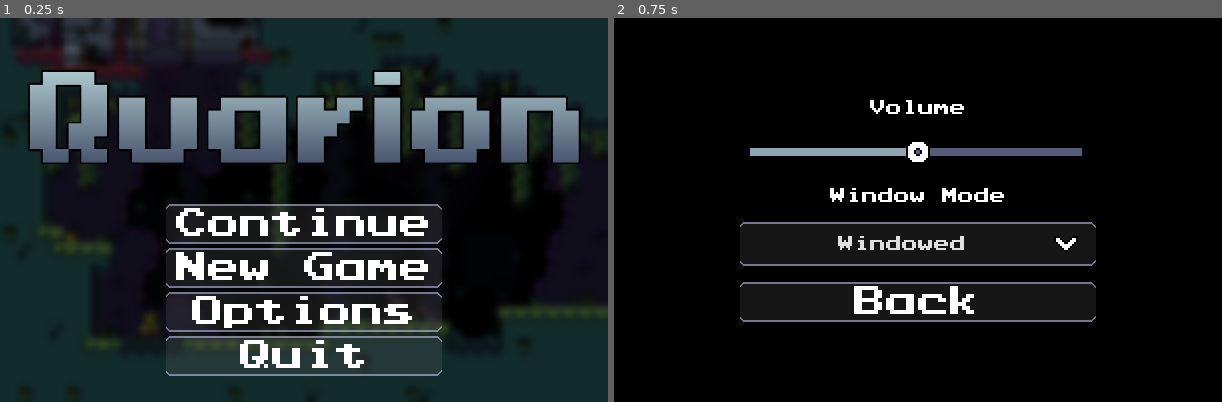
Above: before the commit, frames 1-2 (left to right).
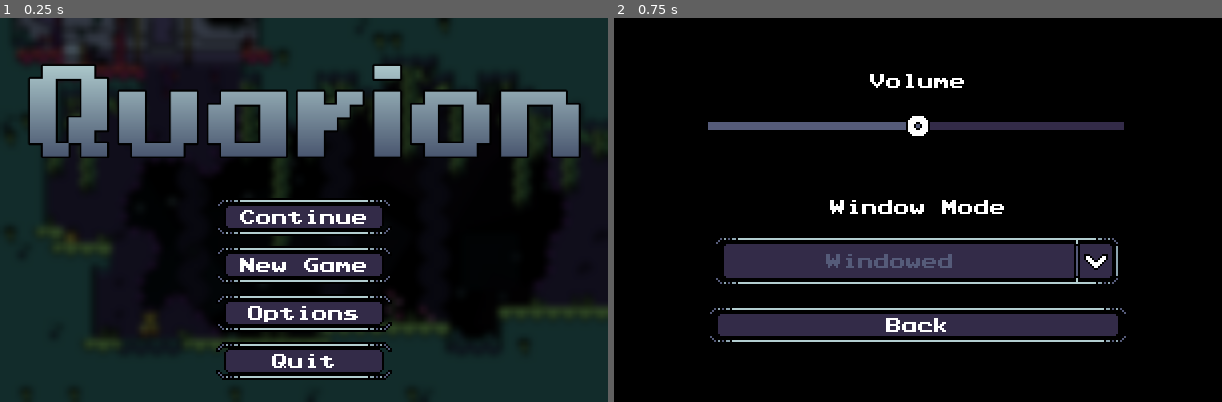
Above: after the commit, the same moments.

Repository: zejoant/Quarion---Godot---Metroidvania
Game: Godot game, scene res://Menu/main_menu.tscn
The game is run twice, just before and just after one commit, with the same random seed, the same clock (stepped at 60 frames per second) and the same inputs. Sound files missing from this copy of the repository are replaced by a short silence.
Inputs:
- Up to frame 1 (0.25 s): no input
- Up to frame 2 (0.75 s): click "Options" at 0.5 s

The runs differ from the first frame. In frame 1, 15% of the frame differs, in the area x 4-96%, y 11-95%; in frame 2, 16%, in the area x 15-85%, y 14-85%.

Commit message:
more menu and final boss

Diff:
--- /dev/null
+++ b/Creatures/forsaken_ally.gd
@@ -0,0 +1,34 @@
+extends Area2D
+
+var player
+@onready var boss = $ForsakenAlly
+
+# Called when the node enters the scene tree for the first time.
+func _ready():
+	player = get_node("/root/World/Player")
+	var room_states = get_node("/root/World").get_room_state()
+	for pos in room_states:
+		if Vector2i($ActivateBossColl.position) == Vector2i(pos): #check if boss has been defeated
+			queue_free()
+
+
+# Called every frame. 'delta' is the elapsed time since the previous frame.
+func _physics_process(_delta):
+	if boss.position.x > player.position.x:
+		boss.scale.x = 1
+	else:
+		boss.scale.x = -1
+
+	if player.position.x > boss.position.x-8 and player.position.x < boss.position.x+8 and player.position.y < boss.position.y-6:
+		$ForsakenAlly/HurtColl.disabled = true
+	else:
+		$ForsakenAlly/HurtColl.disabled = false
+
+
+#start boss
+func _on_body_entered(_body):
+	pass # Replace with function body.
+
+#damage boss
+func _on_hit_area_body_entered(body):
+	body.bounce(body.jump_vel)
--- /dev/null
+++ b/Creatures/forsaken_ally.tscn
@@ -0,0 +1,173 @@
+[gd_scene load_steps=14 format=3 uid="uid://ibrctco0fpdp"]
+
+[ext_resource type="Script" path="res://Creatures/forsaken_ally.gd" id="1_2os6r"]
+[ext_resource type="PackedScene" uid="uid://bw1r3nxt3ya8x" path="res://Objects/gate.tscn" id="1_exbt4"]
+[ext_resource type="Texture2D" uid="uid://trx677cd2gom" path="res://Assets/Red Boss Sprites.png" id="3_r8rlm"]
+
+[sub_resource type="CapsuleShape2D" id="CapsuleShape2D_ogmpo"]
+radius = 4.0
+height = 10.0
+
+[sub_resource type="Animation" id="Animation_jk7y0"]
+resource_name = "Dive"
+length = 0.001
+tracks/0/type = "value"
+tracks/0/imported = false
+tracks/0/enabled = true
+tracks/0/path = NodePath("BossSprite:region_rect")
+tracks/0/interp = 1
+tracks/0/loop_wrap = true
+tracks/0/keys = {
+"times": PackedFloat32Array(0),
+"transitions": PackedFloat32Array(1),
+"update": 1,
+"values": [Rect2(80, 0, 16, 16)]
+}
+
+[sub_resource type="Animation" id="Animation_ngsaw"]
+resource_name = "Fall"
+length = 0.001
+tracks/0/type = "value"
+tracks/0/imported = false
+tracks/0/enabled = true
+tracks/0/path = NodePath("BossSprite:region_rect")
+tracks/0/interp = 1
+tracks/0/loop_wrap = true
+tracks/0/keys = {
+"times": PackedFloat32Array(0),
+"transitions": PackedFloat32Array(1),
+"update": 1,
+"values": [Rect2(16, 16, 16, 16)]
+}
+
+[sub_resource type="Animation" id="Animation_22ylf"]
+resource_name = "Idle"
+loop_mode = 1
+step = 0.125
+tracks/0/type = "value"
+tracks/0/imported = false
+tracks/0/enabled = true
+tracks/0/path = NodePath("BossSprite:region_rect")
+tracks/0/interp = 1
+tracks/0/loop_wrap = true
+tracks/0/keys = {
+"times": PackedFloat32Array(0, 0.25, 0.5, 0.75),
+"transitions": PackedFloat32Array(1, 1, 1, 1),
+"update": 1,
+"values": [Rect2(48, 48, 16, 16), Rect2(32, 48, 16, 16), Rect2(16, 48, 16, 16), Rect2(0, 48, 16, 16)]
+}
+
+[sub_resource type="Animation" id="Animation_fxak2"]
+resource_name = "Jump"
+length = 0.001
+step = 0.125
+tracks/0/type = "value"
+tracks/0/imported = false
+tracks/0/enabled = true
+tracks/0/path = NodePath("BossSprite:region_rect")
+tracks/0/interp = 1
+tracks/0/loop_wrap = true
+tracks/0/keys = {
+"times": PackedFloat32Array(0),
+"transitions": PackedFloat32Array(1),
+"update": 1,
+"values": [Rect2(0, 16, 16, 16)]
+}
+
+[sub_resource type="Animation" id="Animation_v3xq1"]
+resource_name = "Land"
+length = 0.250005
+step = 0.05
+tracks/0/type = "value"
+tracks/0/imported = false
+tracks/0/enabled = true
+tracks/0/path = NodePath("BossSprite:region_rect")
+tracks/0/interp = 1
+tracks/0/loop_wrap = true
+tracks/0/keys = {
+"times": PackedFloat32Array(0, 0.250005),
+"transitions": PackedFloat32Array(1, 1),
+"update": 1,
+"values": [Rect2(32, 16, 16, 16), Rect2(48, 48, 16, 16)]
+}
+
+[sub_resource type="Animation" id="Animation_k3v3x"]
+length = 0.001
+tracks/0/type = "value"
+tracks/0/imported = false
+tracks/0/enabled = true
+tracks/0/path = NodePath("BossSprite:region_rect")
+tracks/0/interp = 1
+tracks/0/loop_wrap = true
+tracks/0/keys = {
+"times": PackedFloat32Array(0),
+"transitions": PackedFloat32Array(1),
+"update": 1,
+"values": [Rect2(48, 48, 16, 16)]
+}
+
+[sub_resource type="AnimationLibrary" id="AnimationLibrary_vfgup"]
+_data = {
+"Dive": SubResource("Animation_jk7y0"),
+"Fall": SubResource("Animation_ngsaw"),
+"Idle": SubResource("Animation_22ylf"),
+"Jump": SubResource("Animation_fxak2"),
+"Land": SubResource("Animation_v3xq1"),
+"RESET": SubResource("Animation_k3v3x")
+}
+
+[sub_resource type="RectangleShape2D" id="RectangleShape2D_8nrkr"]
+size = Vector2(9, 4)
+
+[sub_resource type="RectangleShape2D" id="RectangleShape2D_g00i6"]
+size = Vector2(8, 8)
+
+[node name="BossEnvironment" type="Area2D"]
+collision_layer = 0
+collision_mask = 8
+script = ExtResource("1_2os6r")
+
+[node name="ForsakenAlly" type="CharacterBody2D" parent="." groups=["Enemy"]]
+collision_layer = 2
+collision_mask = 0
+
+[node name="BossSprite" type="Sprite2D" parent="ForsakenAlly"]
+z_index = 6
+texture = ExtResource("3_r8rlm")
+region_enabled = true
+region_rect = Rect2(48, 48, 16, 16)
+
+[node name="HurtColl" type="CollisionShape2D" parent="ForsakenAlly"]
+position = Vector2(0, 1)
+shape = SubResource("CapsuleShape2D_ogmpo")
+
+[node name="AnimationPlayer" type="AnimationPlayer" parent="ForsakenAlly"]
+libraries = {
+"": SubResource("AnimationLibrary_vfgup")
+}
+autoplay = "Idle"
+
+[node name="GroundRay" type="RayCast2D" parent="ForsakenAlly"]
+target_position = Vector2(0, 7)
+
+[node name="HitArea" type="Area2D" parent="ForsakenAlly"]
+collision_layer = 0
+collision_mask = 8
+
+[node name="HitColl" type="CollisionShape2D" parent="ForsakenAlly/HitArea"]
+z_index = 6
+position = Vector2(0.5, -4)
+shape = SubResource("RectangleShape2D_8nrkr")
+
+[node name="Gate" parent="." instance=ExtResource("1_exbt4")]
+position = Vector2(-24, 0)
+
+[node name="Gate2" parent="." instance=ExtResource("1_exbt4")]
+position = Vector2(-40, 0)
+
+[node name="ActivationColl" type="CollisionShape2D" parent="."]
+position = Vector2(-56, 0)
+shape = SubResource("RectangleShape2D_g00i6")
+
+[connection signal="body_entered" from="." to="." method="_on_body_entered"]
+[connection signal="body_entered" from="ForsakenAlly/HitArea" to="." method="_on_hit_area_body_entered"]
--- a/Creatures/player.tscn
+++ b/Creatures/player.tscn
@@ -238,6 +238,9 @@
 [sub_resource type="Gradient" id="Gradient_uypm3"]
 offsets = PackedFloat32Array(0, 0.478723, 1)
 colors = PackedColorArray(0.180392, 0.431373, 0.419608, 1, 0.196078, 0.290196, 0.415686, 1, 0.0784314, 0.141176, 0.164706, 1)
+
+[sub_resource type="OccluderPolygon2D" id="OccluderPolygon2D_4a3yb"]
+polygon = PackedVector2Array(3, -5, -3, -5, -3, 7, 3, 7)
 
 [node name="Player" type="CharacterBody2D"]
 collision_layer = 8
@@ -332,6 +335,9 @@
 anim_offset_min = 0.25
 anim_offset_max = 0.5
 
+[node name="LightOccluder2D" type="LightOccluder2D" parent="."]
+occluder = SubResource("OccluderPolygon2D_4a3yb")
+
 [connection signal="area_entered" from="Area2D" to="." method="_on_area_2d_area_entered"]
 [connection signal="area_exited" from="Area2D" to="." method="_on_area_2d_area_exited"]
 [connection signal="body_entered" from="Area2D" to="." method="_on_area_2d_body_entered"]
--- a/Menu/main_menu.tscn
+++ b/Menu/main_menu.tscn
@@ -3,8 +3,8 @@
 [ext_resource type="Script" path="res://Menu/main_menu.gd" id="1_af00c"]
 [ext_resource type="Texture2D" uid="uid://b87d406lt38fj" path="res://Assets/Room01 Image.png" id="2_ddjob"]
 [ext_resource type="Shader" path="res://Shaders/blur.gdshader" id="3_ip0rl"]
-[ext_resource type="Theme" uid="uid://b3ki8pmkk54e0" path="res://button_theme.tres" id="3_ye7dg"]
 [ext_resource type="Texture2D" uid="uid://bw5uqh2kcy8rv" path="res://Assets/Quarion Title.png" id="5_l4yhv"]
+[ext_resource type="Theme" uid="uid://b6lhu6b1qu0a3" path="res://Themes/button_theme_new.tres" id="5_v0tn8"]
 
 [sub_resource type="ShaderMaterial" id="ShaderMaterial_bbd8s"]
 shader = ExtResource("3_ip0rl")
@@ -65,25 +65,30 @@
 [node name="VBoxContainer" type="VBoxContainer" parent="MarginContainer/VBoxContainer"]
 layout_mode = 2
 size_flags_horizontal = 4
+theme_override_constants/separation = 6
 
 [node name="ContinueButton" type="Button" parent="MarginContainer/VBoxContainer/VBoxContainer"]
 layout_mode = 2
-theme = ExtResource("3_ye7dg")
+theme = ExtResource("5_v0tn8")
+theme_override_constants/h_separation = 0
 text = "Continue"
 
 [node name="NewGameButton" type="Button" parent="MarginContainer/VBoxContainer/VBoxContainer"]
 layout_mode = 2
-theme = ExtResource("3_ye7dg")
+theme = ExtResource("5_v0tn8")
+theme_override_constants/h_separation = 0
 text = "New Game"
 
 [node name="OptionsButton" type="Button" parent="MarginContainer/VBoxContainer/VBoxContainer"]
 layout_mode = 2
-theme = ExtResource("3_ye7dg")
+theme = ExtResource("5_v0tn8")
+theme_override_constants/h_separation = 0
 text = "Options"
 
 [node name="QuitButton" type="Button" parent="MarginContainer/VBoxContainer/VBoxContainer"]
 layout_mode = 2
-theme = ExtResource("3_ye7dg")
+theme = ExtResource("5_v0tn8")
+theme_override_constants/h_separation = 0
 text = "Quit"
 
 [connection signal="pressed" from="MarginContainer/VBoxContainer/VBoxContainer/ContinueButton" to="." method="_on_continue_button_pressed"]
--- a/Menu/options_menu.tscn
+++ b/Menu/options_menu.tscn
@@ -1,15 +1,14 @@
-[gd_scene load_steps=21 format=3 uid="uid://xlhqgyxr5f5s"]
+[gd_scene load_steps=17 format=3 uid="uid://xlhqgyxr5f5s"]
 
 [ext_resource type="Script" path="res://Menu/options_menu.gd" id="1_x504m"]
-[ext_resource type="Theme" uid="uid://b3ki8pmkk54e0" path="res://button_theme.tres" id="2_6saf2"]
 [ext_resource type="Shader" path="res://Shaders/blur.gdshader" id="2_a3tmx"]
 [ext_resource type="Texture2D" uid="uid://dxnqrky1wayki" path="res://Assets/MenuTextures/Slider Knob.png" id="3_766v6"]
-[ext_resource type="FontFile" uid="uid://nf83gnipy1pm" path="res://Fonts/prstartk.ttf" id="3_awy3h"]
+[ext_resource type="Theme" uid="uid://b6lhu6b1qu0a3" path="res://Themes/button_theme_new.tres" id="3_ghitf"]
 [ext_resource type="Texture2D" uid="uid://clptboc0s5tdr" path="res://Assets/MenuTextures/Slider Knob Highlight.png" id="4_2nwug"]
 [ext_resource type="Texture2D" uid="uid://b2uul8xyrh3il" path="res://Assets/MenuTextures/Slider.png" id="5_fylae"]
 [ext_resource type="Texture2D" uid="uid://df51tuhwp1kfs" path="res://Assets/MenuTextures/Slider Grabber Area.png" id="6_fbqbv"]
 [ext_resource type="Texture2D" uid="uid://8yvjbmxvf7ls" path="res://Assets/MenuTextures/Slider Grabber Area Highlight.png" id="7_jf1ft"]
-[ext_resource type="Texture2D" uid="uid://dlynnokupkqog" path="res://Assets/MenuTextures/Options Arrow.png" id="8_ovh7g"]
+[ext_resource type="Theme" uid="uid://cuob8mv0ptd72" path="res://Themes/option_button_theme.tres" id="9_hlkcv"]
 
 [sub_resource type="ShaderMaterial" id="ShaderMaterial_4rjve"]
 shader = ExtResource("2_a3tmx")
@@ -32,61 +31,10 @@
 [sub_resource type="StyleBoxTexture" id="StyleBoxTexture_k6ap1"]
 texture = ExtResource("7_jf1ft")
 
+[sub_resource type="StyleBoxEmpty" id="StyleBoxEmpty_0pl7j"]
+
 [sub_resource type="LabelSettings" id="LabelSettings_sa4xp"]
 font_size = 8
-
-[sub_resource type="StyleBoxFlat" id="StyleBoxFlat_7cudt"]
-bg_color = Color(0.419608, 0.419608, 0.419608, 0.207843)
-border_width_top = 1
-border_width_bottom = 1
-border_color = Color(0.823529, 0.827451, 0.976471, 0.556863)
-corner_radius_top_left = 2
-corner_radius_top_right = 2
-corner_radius_bottom_right = 2
-corner_radius_bottom_left = 2
-corner_detail = 1
-expand_margin_left = 5.0
-expand_margin_top = 1.0
-expand_margin_right = 5.0
-expand_margin_bottom = 1.0
-anti_aliasing = false
-
-[sub_resource type="StyleBoxFlat" id="StyleBoxFlat_vg5sl"]
-bg_color = Color(0.333333, 0.356863, 0.47451, 1)
-border_width_top = 1
-border_width_bottom = 1
-border_color = Color(0.556863, 0.65098, 0.694118, 1)
-corner_radius_top_left = 2
-corner_radius_top_right = 2
-corner_radius_bottom_right = 2
-corner_radius_bottom_left = 2
-corner_detail = 1
-
-[sub_resource type="StyleBoxFlat" id="StyleBoxFlat_c5jrb"]
-bg_color = Color(0.227451, 0.2, 0.313726, 1)
-border_width_top = 1
-border_width_bottom = 1
-border_color = Color(0.823529, 0.827451, 0.976471, 1)
-corner_radius_top_left = 2
-corner_radius_top_right = 2
-corner_radius_bottom_right = 2
-corner_radius_bottom_left = 2
-corner_detail = 1
-expand_margin_left = 5.0
-expand_margin_top = 1.0
-expand_margin_right = 5.0
-expand_margin_bottom = 1.0
-anti_aliasing = false
-
-[sub_resource type="Theme" id="Theme_77w2t"]
-default_font = ExtResource("3_awy3h")
-default_font_size = 8
-OptionButton/icons/arrow = ExtResource("8_ovh7g")
-OptionButton/styles/normal = SubResource("StyleBoxFlat_7cudt")
-PopupMenu/icons/radio_checked = ExtResource("4_2nwug")
-PopupMenu/icons/radio_unchecked = ExtResource("3_766v6")
-PopupMenu/styles/hover = SubResource("StyleBoxFlat_vg5sl")
-PopupMenu/styles/panel = SubResource("StyleBoxFlat_c5jrb")
 
 [node name="OptionsMenu" type="Control"]
 process_mode = 3
@@ -129,7 +77,7 @@
 
 [node name="Label" type="Label" parent="MarginContainer/VBoxContainer"]
 layout_mode = 2
-theme = ExtResource("2_6saf2")
+theme = ExtResource("3_ghitf")
 text = "Volume"
 label_settings = SubResource("LabelSettings_d7d3h")
 horizontal_alignment = 1
@@ -144,9 +92,14 @@
 min_value = -25.0
 max_value = 25.0
 
+[node name="HSeparator" type="HSeparator" parent="MarginContainer/VBoxContainer"]
+layout_mode = 2
+theme_override_constants/separation = 9
+theme_override_styles/separator = SubResource("StyleBoxEmpty_0pl7j")
+
 [node name="Label2" type="Label" parent="MarginContainer/VBoxContainer"]
 layout_mode = 2
-theme = ExtResource("2_6saf2")
+theme = ExtResource("3_ghitf")
 text = "Window Mode"
 label_settings = SubResource("LabelSettings_sa4xp")
 horizontal_alignment = 1
@@ -154,7 +107,7 @@
 [node name="WindowMode" type="OptionButton" parent="MarginContainer/VBoxContainer"]
 layout_mode = 2
 size_flags_horizontal = 4
-theme = SubResource("Theme_77w2t")
+theme = ExtResource("9_hlkcv")
 theme_override_font_sizes/font_size = 8
 alignment = 1
 item_count = 3
@@ -168,7 +121,7 @@
 
 [node name="BackButton" type="Button" parent="MarginContainer/VBoxContainer"]
 layout_mode = 2
-theme = ExtResource("2_6saf2")
+theme = ExtResource("3_ghitf")
 text = "Back"
 
 [connection signal="value_changed" from="MarginContainer/VBoxContainer/Volume" to="." method="_on_volume_value_changed"]
--- a/Menu/pause_menu.gd
+++ b/Menu/pause_menu.gd
@@ -1,4 +1,6 @@
 extends Control
+
+var exiting = false
 
 func _ready():
 	hide()
@@ -17,3 +19,10 @@
 	instance.back_scene = "game"
 	get_parent().add_child(instance)
 	hide()
+
+func _unhandled_input(event):
+	if event is InputEventKey and event.pressed and event.keycode == KEY_ESCAPE and !exiting:
+		exiting = true
+		await get_tree().create_timer(0.01).timeout
+		get_owner().pauseMenu()
+		exiting = false
--- a/Menu/pause_menu.tscn
+++ b/Menu/pause_menu.tscn
@@ -1,8 +1,8 @@
 [gd_scene load_steps=5 format=3 uid="uid://cw6m8e10x6bsu"]
 
 [ext_resource type="Script" path="res://Menu/pause_menu.gd" id="1_8idag"]
-[ext_resource type="Theme" uid="uid://b3ki8pmkk54e0" path="res://button_theme.tres" id="1_uqckn"]
 [ext_resource type="Shader" path="res://Shaders/blur.gdshader" id="2_cuv06"]
+[ext_resource type="Theme" uid="uid://b6lhu6b1qu0a3" path="res://Themes/button_theme_new.tres" id="3_75l38"]
 
 [sub_resource type="ShaderMaterial" id="ShaderMaterial_6juxa"]
 shader = ExtResource("2_cuv06")
@@ -55,17 +55,17 @@
 
 [node name="ResumeButton" type="Button" parent="MarginContainer/VBoxContainer"]
 layout_mode = 2
-theme = ExtResource("1_uqckn")
+theme = ExtResource("3_75l38")
 text = "Resume"
 
 [node name="OptionsButton" type="Button" parent="MarginContainer/VBoxContainer"]
 layout_mode = 2
-theme = ExtResource("1_uqckn")
+theme = ExtResource("3_75l38")
 text = "Options"
 
 [node name="QuitButton" type="Button" parent="MarginContainer/VBoxContainer"]
 layout_mode = 2
-theme = ExtResource("1_uqckn")
+theme = ExtResource("3_75l38")
 text = "Quit"
 
 [connection signal="pressed" from="MarginContainer/VBoxContainer/ResumeButton" to="." method="_on_resume_button_pressed"]
--- a/Rooms/room_01.tscn
+++ b/Rooms/room_01.tscn
@@ -28,7 +28,7 @@
 position = Vector2(56, 0)
 texture = ExtResource("2_rd0ka")
 
-[node name="LandParticles" type="CPUParticles2D" parent="."]
+[node name="SmokeParticles" type="CPUParticles2D" parent="."]
 z_index = 2
 material = SubResource("CanvasItemMaterial_is2ry")
 position = Vector2(124, 16)
@@ -47,7 +47,7 @@
 anim_speed_max = 0.5
 anim_offset_max = 0.25
 
-[node name="LandParticles2" type="CPUParticles2D" parent="."]
+[node name="SmokeParticles2" type="CPUParticles2D" parent="."]
 z_index = 2
 material = SubResource("CanvasItemMaterial_is2ry")
 position = Vector2(52, 24)
--- a/Rooms/room_10.tscn
+++ b/Rooms/room_10.tscn
@@ -1,7 +1,8 @@
-[gd_scene load_steps=3 format=3 uid="uid://bjj7j3vyhfjlr"]
+[gd_scene load_steps=4 format=3 uid="uid://bjj7j3vyhfjlr"]
 
 [ext_resource type="PackedScene" uid="uid://coud47gbx6bt8" path="res://tile_map.tscn" id="1_kymrq"]
 [ext_resource type="Texture2D" uid="uid://te3v6cbn15qu" path="res://Assets/BG2 Top.png" id="2_p5atc"]
+[ext_resource type="PackedScene" uid="uid://ibrctco0fpdp" path="res://Creatures/forsaken_ally.tscn" id="3_qpej1"]
 
 [node name="Room10" type="Node2D"]
 
@@ -20,3 +21,20 @@
 [node name="Bg2Top3" type="Sprite2D" parent="."]
 position = Vector2(248, 8)
 texture = ExtResource("2_p5atc")
+
+[node name="BossEnvironment" parent="." instance=ExtResource("3_qpej1")]
+
+[node name="ForsakenAlly" parent="BossEnvironment" index="0"]
+position = Vector2(152, 152)
+
+[node name="Gate" parent="BossEnvironment" index="1"]
+position = Vector2(12, 164)
+
+[node name="Gate2" parent="BossEnvironment" index="2"]
+position = Vector2(292, 164)
+
+[node name="ActivationColl" parent="BossEnvironment" index="3"]
+position = Vector2(300, 80)
+scale = Vector2(1, 20)
+
+[editable path="BossEnvironment"]
--- a/Rooms/room_20.tscn
+++ b/Rooms/room_20.tscn
@@ -6,6 +6,7 @@
 [node name="Room20" type="Node2D"]
 
 [node name="Tilemap" parent="." instance=ExtResource("1_doyw0")]
+layer_0/tile_data = PackedInt32Array(1245192, 65537, 8)
 layer_1/tile_data = PackedInt32Array(1245221, 589824, 2, 1310757, 589824, 3, 1376293, 589824, 3, 1441829, 589824, 3, 15 …(4104 unchanged characters)…
 layer_2/tile_data = PackedInt32Array(1179685, 196608, 19, 1114149, 196608, 19, 1048613, 196608, 19, 983077, 131072, 18, …(1824 unchanged characters)…
 layer_3/tile_data = PackedInt32Array(786464, 131072, 23, 917536, 131072, 23, 1048608, 131072, 23, 1179680, 131072, 23, 1048594, 131072, 23, 1179666, 131072, 23, 1310738, 131072, 23, 655364, 131072, 23, 786436, 131072, 23, 917508, 131072, 23, 1048580, 131072, 23, 1179652, 131072, 23)
--- a/Scripts/world.gd
+++ b/Scripts/world.gd
@@ -33,7 +33,7 @@
 	player = get_node("Player")
 
 	if new_game:
-		checkpoint_room = Vector2(0, 1)
+		checkpoint_room = Vector2(2, 0)
 		checkpoint_pos = Vector2(cam_size.x/2, cam_size.y/2)
 	else:
 		load_data()
@@ -46,7 +46,6 @@
 	add_child(scene_instance)
 
 	$WorldMap.add_room(room_coords)
-
 
 # Called every frame. 'delta' is the elapsed time since the previous frame.
 func _process(_delta):
--- /dev/null
+++ b/Themes/button_theme_new.tres
@@ -0,0 +1,42 @@
+[gd_resource type="Theme" load_steps=7 format=3 uid="uid://b6lhu6b1qu0a3"]
+
+[ext_resource type="Texture2D" uid="uid://cywpsaa73tid3" path="res://Assets/MenuTextures/Button Texture.png" id="1_1sjb0"]
+[ext_resource type="FontFile" uid="uid://nf83gnipy1pm" path="res://Fonts/prstartk.ttf" id="2_6xmh6"]
+
+[sub_resource type="StyleBoxEmpty" id="StyleBoxEmpty_t3563"]
+
+[sub_resource type="StyleBoxTexture" id="StyleBoxTexture_m3q7b"]
+texture = ExtResource("1_1sjb0")
+texture_margin_left = 12.0
+texture_margin_top = 5.0
+texture_margin_right = 12.0
+texture_margin_bottom = 5.0
+expand_margin_top = 1.0
+region_rect = Rect2(73, 11, 63, 26)
+
+[sub_resource type="StyleBoxTexture" id="StyleBoxTexture_iyykc"]
+texture = ExtResource("1_1sjb0")
+texture_margin_left = 12.0
+texture_margin_top = 5.0
+texture_margin_right = 12.0
+texture_margin_bottom = 5.0
+expand_margin_top = 1.0
+region_rect = Rect2(12, 11, 56, 26)
+
+[sub_resource type="StyleBoxTexture" id="StyleBoxTexture_y31l4"]
+texture = ExtResource("1_1sjb0")
+texture_margin_left = 12.0
+texture_margin_top = 6.0
+texture_margin_right = 12.0
+texture_margin_bottom = 6.0
+region_rect = Rect2(12, 43, 56, 26)
+
+[resource]
+default_font = ExtResource("2_6xmh6")
+default_font_size = 8
+Button/colors/font_color = Color(1, 1, 1, 1)
+Button/font_sizes/font_size = 8
+Button/styles/focus = SubResource("StyleBoxEmpty_t3563")
+Button/styles/hover = SubResource("StyleBoxTexture_m3q7b")
+Button/styles/normal = SubResource("StyleBoxTexture_iyykc")
+Button/styles/pressed = SubResource("StyleBoxTexture_y31l4")
--- /dev/null
+++ b/Themes/option_button_theme.tres
@@ -0,0 +1,64 @@
+[gd_resource type="Theme" load_steps=11 format=3 uid="uid://cuob8mv0ptd72"]
+
+[ext_resource type="Texture2D" uid="uid://dlynnokupkqog" path="res://Assets/MenuTextures/Options Arrow.png" id="1_dqfga"]
+[ext_resource type="Texture2D" uid="uid://cywpsaa73tid3" path="res://Assets/MenuTextures/Button Texture.png" id="2_kmwbn"]
+[ext_resource type="Texture2D" uid="uid://clptboc0s5tdr" path="res://Assets/MenuTextures/Slider Knob Highlight.png" id="3_oyiuj"]
+[ext_resource type="Texture2D" uid="uid://dxnqrky1wayki" path="res://Assets/MenuTextures/Slider Knob.png" id="4_2hye7"]
+[ext_resource type="FontFile" uid="uid://nf83gnipy1pm" path="res://Fonts/prstartk.ttf" id="5_eix1x"]
+
+[sub_resource type="StyleBoxEmpty" id="StyleBoxEmpty_35vvj"]
+
+[sub_resource type="StyleBoxTexture" id="StyleBoxTexture_55bwv"]
+texture = ExtResource("2_kmwbn")
+texture_margin_left = 12.0
+texture_margin_top = 7.0
+texture_margin_right = 27.0
+texture_margin_bottom = 7.0
+region_rect = Rect2(137, 11, 63, 26)
+
+[sub_resource type="StyleBoxTexture" id="StyleBoxTexture_2r30v"]
+texture = ExtResource("2_kmwbn")
+texture_margin_left = 15.0
+texture_margin_top = 6.0
+texture_margin_right = 27.0
+texture_margin_bottom = 6.0
+expand_margin_top = 1.0
+region_rect = Rect2(73, 42, 63, 28)
+
+[sub_resource type="StyleBoxFlat" id="StyleBoxFlat_oprdr"]
+bg_color = Color(0.333333, 0.356863, 0.47451, 1)
+corner_radius_top_left = 3
+corner_radius_top_right = 3
+corner_radius_bottom_right = 3
+corner_radius_bottom_left = 3
+corner_detail = 1
+anti_aliasing = false
+
+[sub_resource type="StyleBoxTexture" id="StyleBoxTexture_5ov10"]
+texture = ExtResource("2_kmwbn")
+texture_margin_left = 12.0
+texture_margin_top = 5.0
+texture_margin_right = 12.0
+texture_margin_bottom = 5.0
+region_rect = Rect2(12, 11, 56, 26)
+
+[resource]
+default_font = ExtResource("5_eix1x")
+default_font_size = 8
+OptionButton/colors/font_color = Color(0.333333, 0.356863, 0.47451, 1)
+OptionButton/colors/font_focus_color = Color(0.333333, 0.356863, 0.47451, 1)
+OptionButton/colors/font_hover_color = Color(0.333333, 0.356863, 0.47451, 1)
+OptionButton/colors/font_pressed_color = Color(0.2, 0.168627, 0.282353, 1)
+OptionButton/constants/arrow_margin = 10
+OptionButton/icons/arrow = ExtResource("1_dqfga")
+OptionButton/styles/focus = SubResource("StyleBoxEmpty_35vvj")
+OptionButton/styles/hover = SubResource("StyleBoxTexture_55bwv")
+OptionButton/styles/normal = SubResource("StyleBoxTexture_2r30v")
+OptionButton/styles/pressed = SubResource("StyleBoxTexture_2r30v")
+PopupMenu/icons/radio_checked = ExtResource("3_oyiuj")
+PopupMenu/icons/radio_unchecked = ExtResource("4_2hye7")
+PopupMenu/styles/hover = SubResource("StyleBoxFlat_oprdr")
+PopupMenu/styles/labeled_separator_left = null
+PopupMenu/styles/labeled_separator_right = null
+PopupMenu/styles/panel = SubResource("StyleBoxTexture_5ov10")
+PopupMenu/styles/separator = null
--- /dev/null
+++ b/default_bus_layout.tres
@@ -0,0 +1,15 @@
+[gd_resource type="AudioBusLayout" format=3 uid="uid://c4o0aglbtfu8l"]
+
+[resource]
+bus/1/name = &"Music"
+bus/1/solo = false
+bus/1/mute = false
+bus/1/bypass_fx = false
+bus/1/volume_db = 0.0
+bus/1/send = &"Master"
+bus/2/name = &"Sfx"
+bus/2/solo = false
+bus/2/mute = false
+bus/2/bypass_fx = false
+bus/2/volume_db = 0.0
+bus/2/send = &"Master"
Binary file added: Assets/Lens Circle.png
Not shown, added: Assets/Lens Circle.png.import
Binary file added: Assets/MenuTextures/Button Texture.ase
Binary file added: Assets/MenuTextures/Button Texture.png
Not shown, added: Assets/MenuTextures/Button Texture.png.import
Binary file changed: Assets/MenuTextures/Slider Grabber Area Highlight.png
Binary file changed: Assets/MenuTextures/Slider Grabber Area.png
Binary file changed: Assets/MenuTextures/Slider.png
Binary file added: Assets/Red Boss Sprites.png
Not shown, added: Assets/Red Boss Sprites.png.import
Binary file changed: Assets/Sprite Sheet.png
Not shown: 1 places in Creatures/player.tscn that only renumber resources
(and 1 more such lines)
